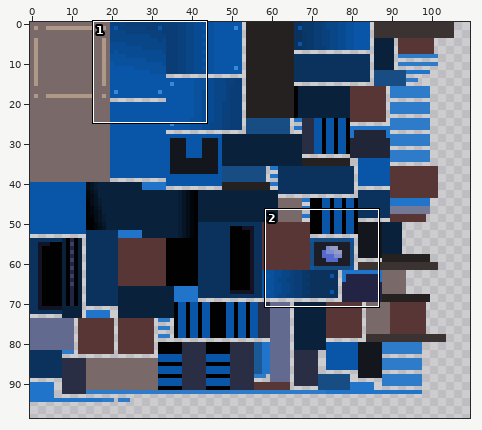
Sprite sheet: Models/Turrets/Blueberry Blaster/Blueberry Blaster_0.png. The picture above shows the old version from afar; the outline marks the close-up.
Close-up. Before:
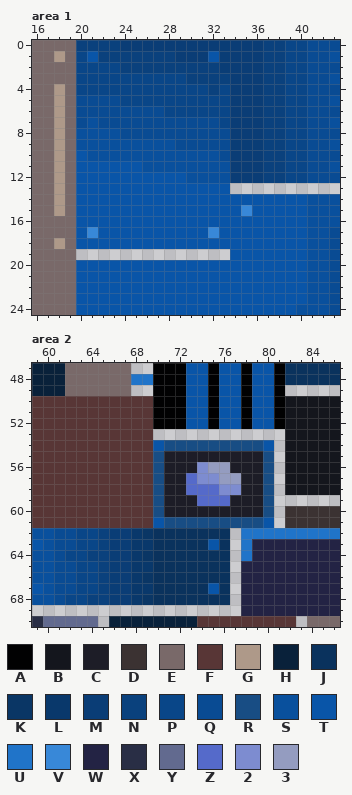
The file is 128x128 pixels. Colours within 5 levels of each other are drawn and written as one. Shown: area 1: x 16..43, y 0..24; area 2: x 59..86, y 47..70. The wide view leaves out empty margins.
Palette (. is transparent): A #010102  B #14161d  C #1d1d27  D #3b3232  E #796969  F #583636  G #ae9989  H #09213a  J #0a325d  K #0a3665  L #09386b  M #0a3d76  N #0a417d  P #094688  Q #094b93  R #184d84  S #09509d  T #0955a8  U #2074c9  V #3888d8  W #232344  X #292e45  Y #626a8f  Z #556aca  2 #7d8cd0  3 #949cc0
After:
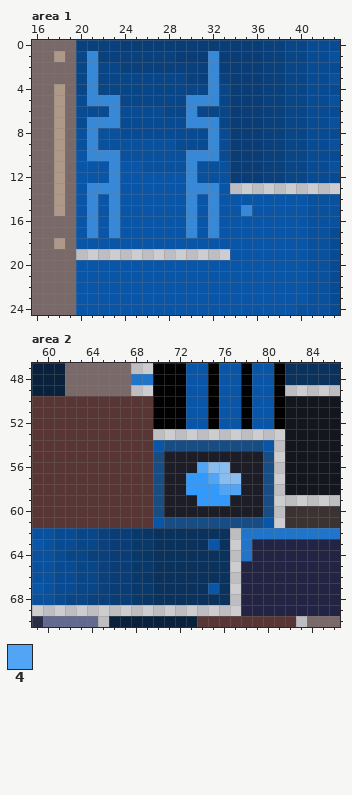
Colours new in this view: 4 #52a5f4
From the commit log: Blueberry Blaster Complete Fixed Blueberry Blaster so it now shoots in a cone.
Changes in this commit:
colour 3: #949cc0 -> #89bdef
colour Z: #556aca -> #339afc
Area 1:
y 1: x 21 T -> V; x 32 T -> V
y 2..4: x 21 P -> V; x 32 N -> V
y 5: x 21..23 QQQ -> VVV; x 30..32 PPP -> VVV
y 6: x 23 Q -> V; x 30 P -> V
y 7: x 21..23 SQQ -> VVV; x 30..32 QQQ -> VVV
y 8..9: x 21 S -> V; x 32 Q -> V
y 10: x 21..23 SSS -> VVV; x 30..32 SSS -> VVV
y 11..12: x 23 T -> V; x 30 S -> V
y 13: x 21..23 TTT -> VVV; x 30..32 TTT -> VVV
y 14..16: x 21 T -> V; x 23 T -> V; x 30 T -> V; x 32 T -> V
y 17: x 23 T -> V; x 30 T -> V
Area 2:
y 56: x 74 2 -> 4
y 57: x 74..75 22 -> Z4
y 58: x 76..77 22 -> 44
